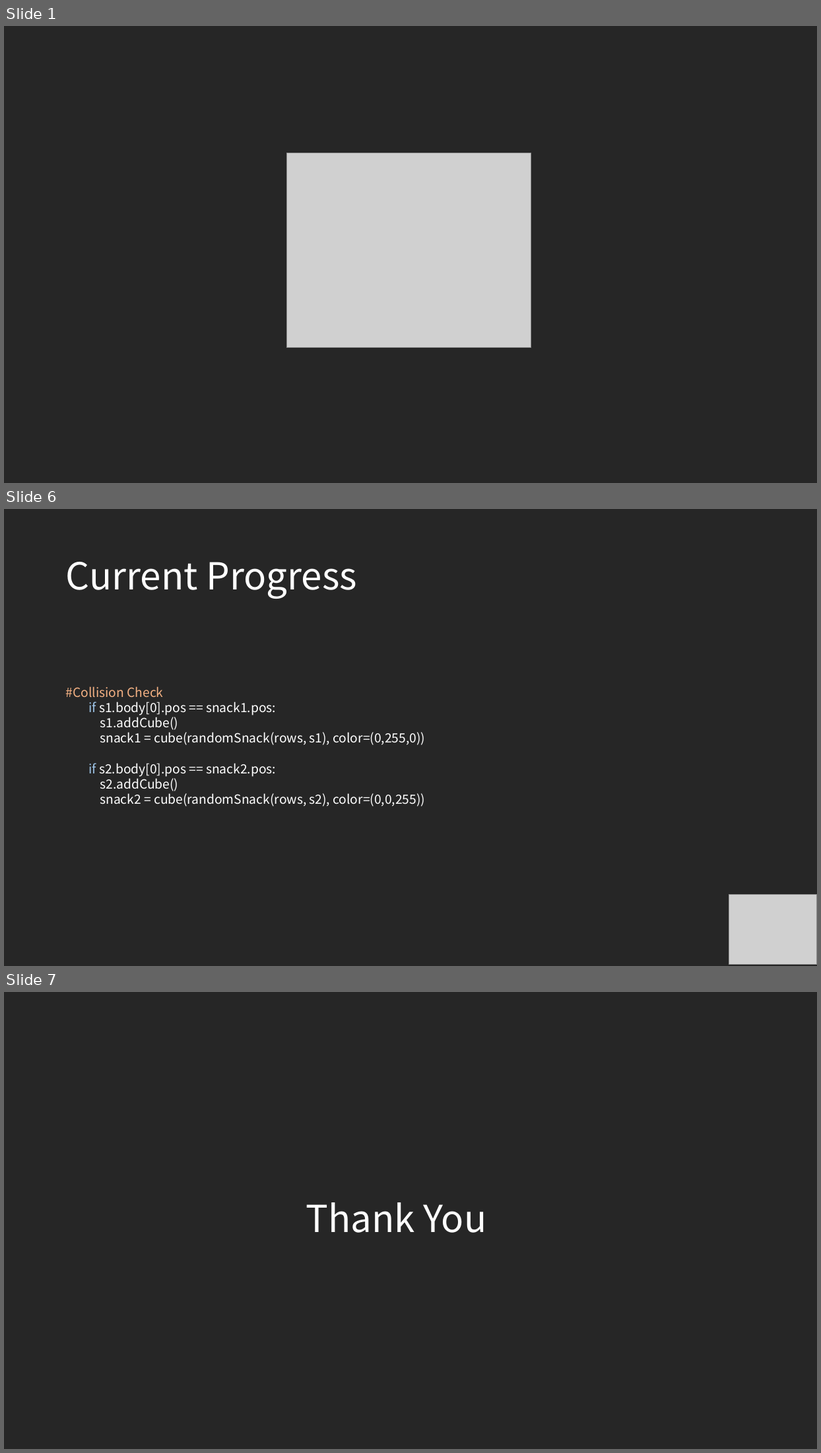
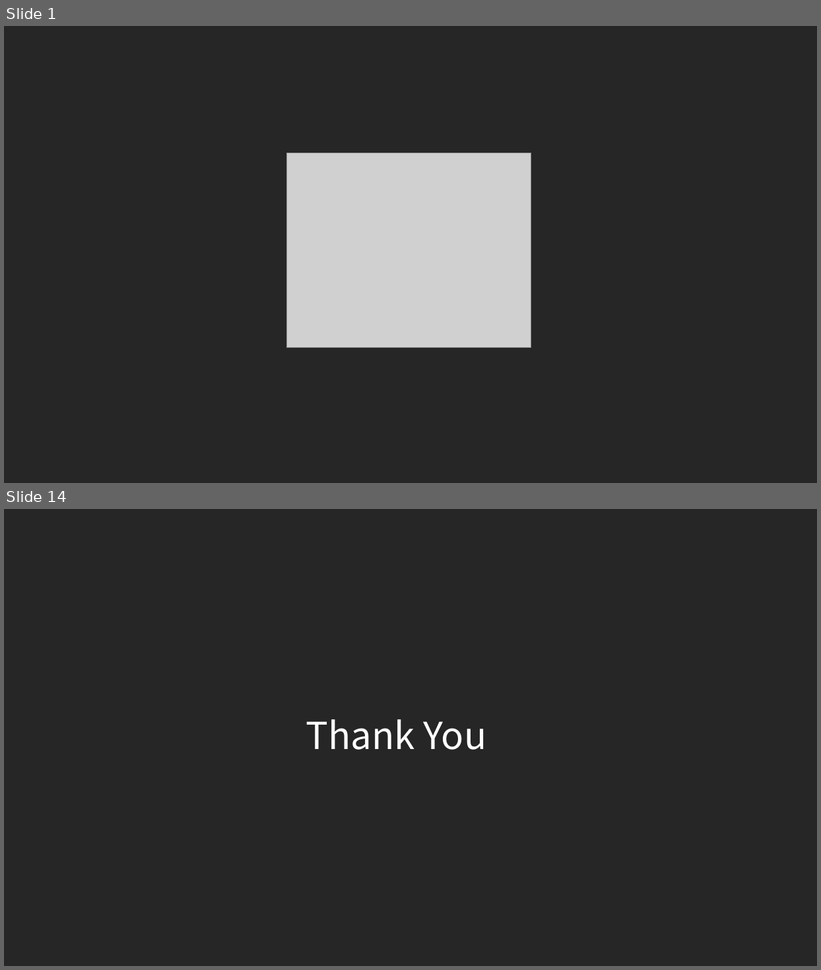
Before and after one commit to commadev/commadev.github.io, a slide deck: assets/documents/190411 Snake.pptx. Shown one above the other, each under a label of ours: slides 1, 6 and 7 before the commit, slides 1 and 14 after it; the slides between them are not shown. The pictures are 821x1453 and 821x970 pixels, drawn with LibreOffice and Linux fonts; fonts in the diff are those of the drawing; grey boxes stand for pictures. Boxes give left, top, right and bottom in pixels: in the first picture for what was removed or moved away, otherwise in the second. Text is boxed around its words. In the diff, an @@ line names an element or a change of style, - is before the commit and + after.

```diff
--- a/assets/documents/190411 Snake.pptx
+++ b/assets/documents/190411 Snake.pptx
@@ slide 6 removed at [4,509,817,966], background #262626 @@
@@ title removed at [66,562,357,599] @@
-Current Progress
@@ text removed at [66,687,425,807] @@
-#Collision Check
-if s1.body[0].pos == snack1.pos:
-s1.addCube()
-snack1 = cube(randomSnack(rows, s1), color=(0,255,0))
-if s2.body[0].pos == snack2.pos:
-s2.addCube()
-snack2 = cube(randomSnack(rows, s2), color=(0,0,255))
@@ picture removed at [729,895,817,965] @@
@@ what was slide 7 is now slide 14 @@
```
Also in this commit, not shown: 2 slides changed, 10 slides added, 2 other slides removed.
